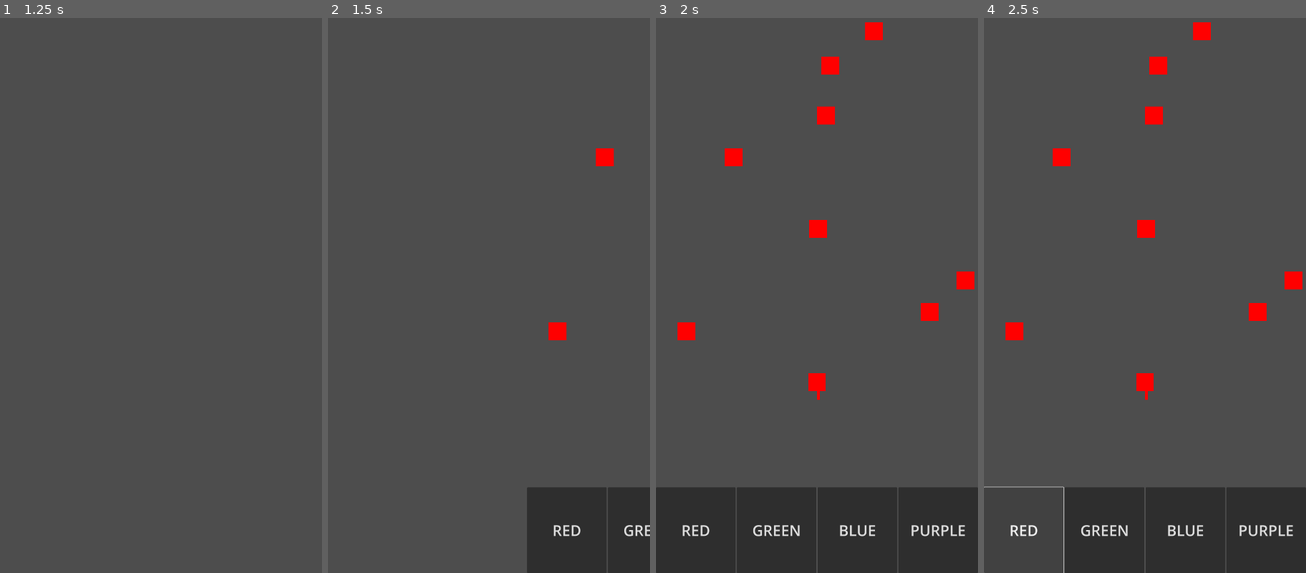
Above: before the commit, frames 1-4 (left to right).
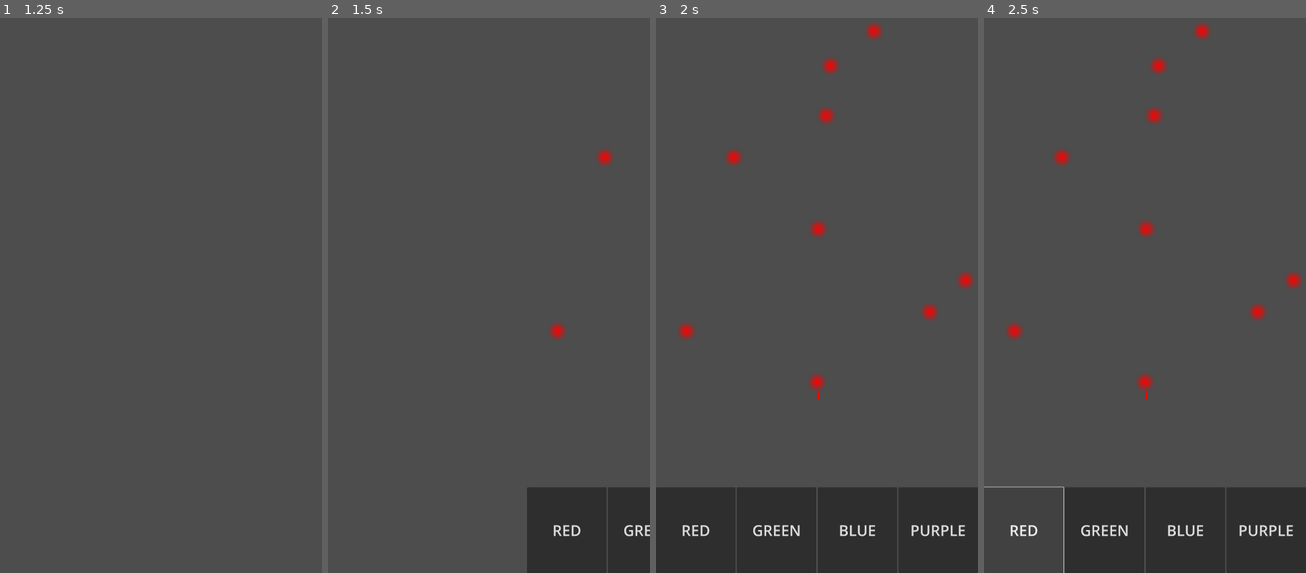
Above: after the commit, the same moments.

Repository: Xavier-Royer/Color-Jumper
Game: Godot game, scene res://Main.tscn
Same seed, same stepped clock (60 frames per second), same inputs: the game is played once before the commit and once after it.
Inputs (mouse positions are in pixels of both pictures, inside the frame that each line leads up to):
- Up to frame 1 (1.25 s): click "PLAY" at 0.5 s
- Up to frame 2 (1.5 s): move the mouse to (559, 256) at 1.27 s; press the mouse at (559, 256) at 1.28 s
- Up to frame 3 (2 s): no input
- Up to frame 4 (2.5 s): release the mouse at (1215, 256) at 2 s; click "RED" at 2 s

Frame 1 is identical in both runs. In frame 2, 0.4% of the frame differs, in the area x 68-89%, y 23-59%; in frame 3, 1.6%, in the area x 6-99%, y 0-68%; in frame 4, 1.6%.

Commit message:
tried adding a shader, doesnt look very good

Diff:
--- /dev/null
+++ b/block.gdshader
@@ -0,0 +1,20 @@
+shader_type canvas_item;
+
+void vertex() {
+	// Called for every vertex the material is visible on.
+}
+
+void fragment() {
+	vec4 input_color = texture(TEXTURE,UV);
+	float xPos = 2.0*abs(0.5-UV.x);
+	float yPos = 2.0*abs(0.5-UV.y);
+	float radius = pow(pow(xPos,2.0) + pow(yPos,2.0),0.5);
+	float alpha = 1.0-(radius/1.1);
+	COLOR.a = alpha;
+	//COLOR = vec4(input_color.r,input_color.g,input_color.b,alpha);
+}
+
+//void light() {
+//	// Called for every pixel for every light affecting the CanvasItem.
+//	// Uncomment to replace the default light processing function with this one.
+//}
--- a/block.tscn
+++ b/block.tscn
@@ -1,8 +1,12 @@
-[gd_scene load_steps=10 format=3 uid="uid://qt0hublfhka5"]
+[gd_scene load_steps=12 format=3 uid="uid://qt0hublfhka5"]
 
 [ext_resource type="Script" uid="uid://6q3vbqb2ecbh" path="res://block.gd" id="1_im0tn"]
+[ext_resource type="Shader" uid="uid://72gsikdrgor5" path="res://block.gdshader" id="2_xfwl5"]
 
 [sub_resource type="RectangleShape2D" id="RectangleShape2D_xfwl5"]
+
+[sub_resource type="ShaderMaterial" id="ShaderMaterial_5d32t"]
+shader = ExtResource("2_xfwl5")
 
 [sub_resource type="CircleShape2D" id="CircleShape2D_im0tn"]
 radius = 16.5303
@@ -98,6 +102,7 @@
 shape = SubResource("RectangleShape2D_xfwl5")
 
 [node name="ColorRect" type="ColorRect" parent="."]
+material = SubResource("ShaderMaterial_5d32t")
 offset_left = -10.0
 offset_top = -10.0
 offset_right = 10.0
Not shown, added: block.gdshader.uid
